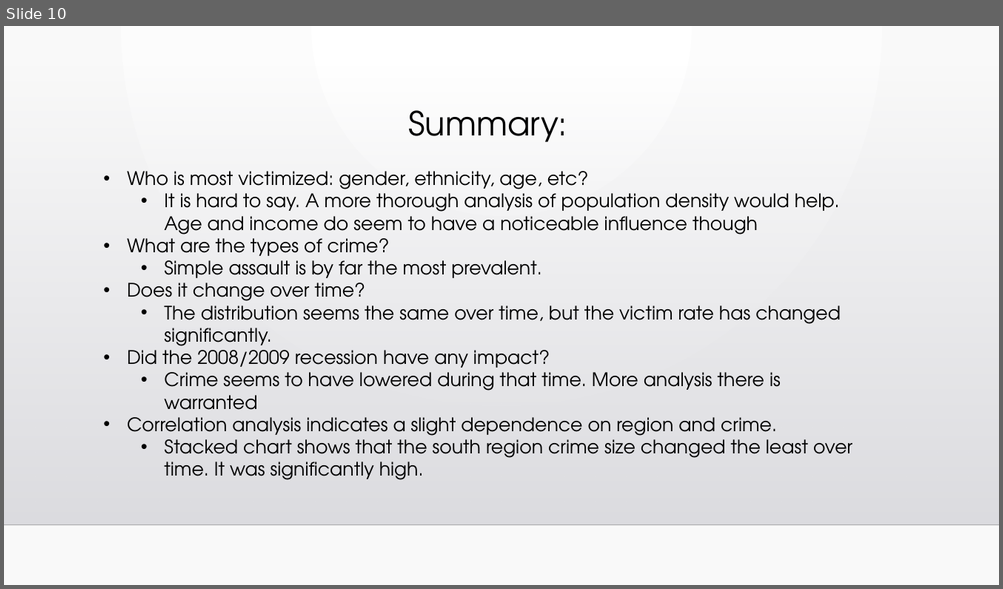
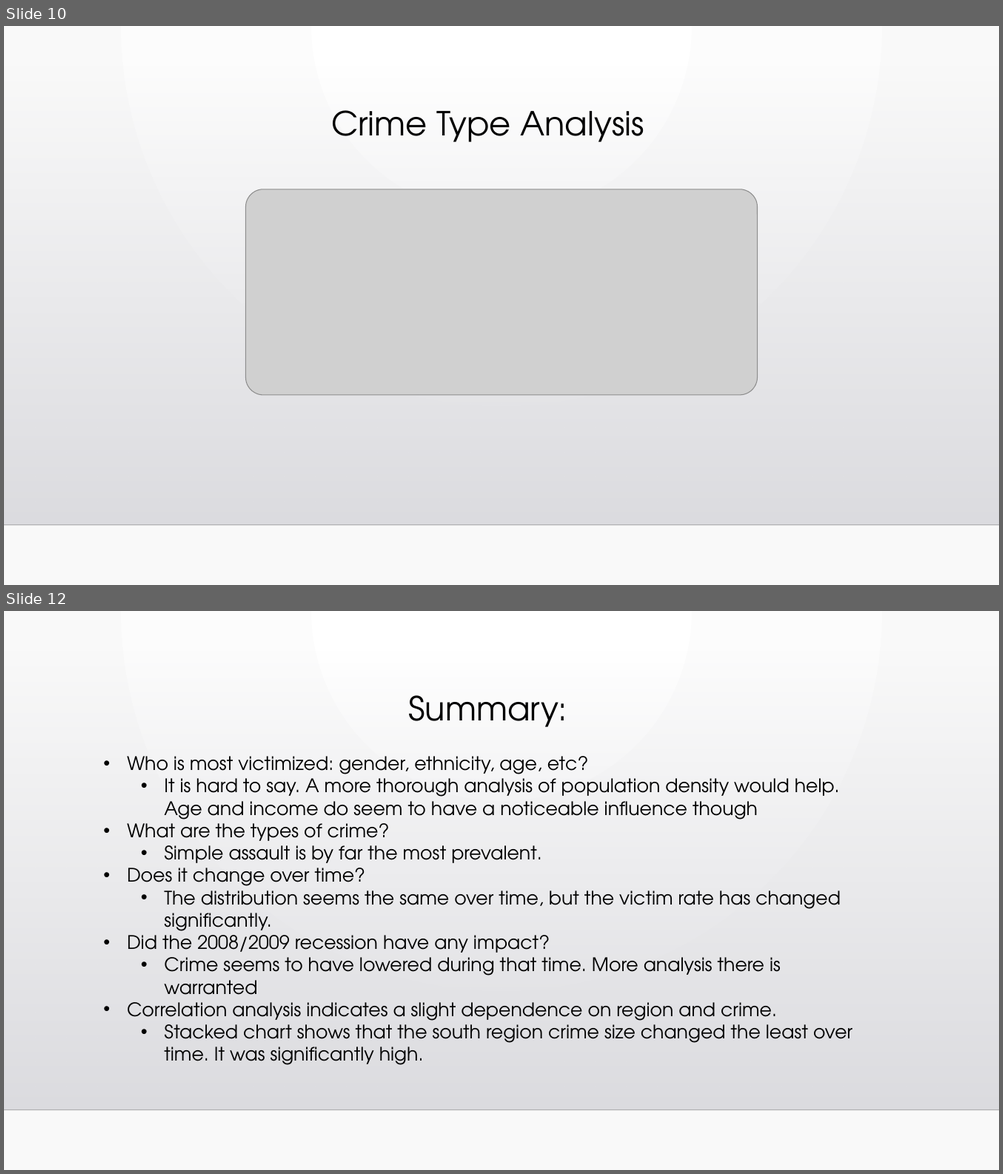
Before and after one commit to DavidMStern/ProjectOne, a slide deck: TeamPresentation.pptx. Shown one above the other, each under a label of ours: slide 10 before the commit, slides 10 and 12 after it; the slides between them are not shown. The pictures are 1003x589 and 1003x1174 pixels, drawn with LibreOffice and Linux fonts; fonts in the diff are those of the drawing; grey boxes stand for pictures; background and template pictures are left out. Boxes give left, top, right and bottom in pixels: in the first picture for what was removed or moved away, otherwise in the second. Text is boxed around its words. In the diff, an @@ line names an element or a change of style, - is before the commit and + after.

```diff
--- a/TeamPresentation.pptx
+++ b/TeamPresentation.pptx
@@ slide 10 added at [4,26,999,585], background gradient #FFFFFF to #FAFAFA; not listed: 2 template elements that a slide beside it also shows @@
@@ title added at [331,110,644,142], 32 pt, text #000000 @@
+Crime Type Analysis
@@ picture added at [246,190,757,395] @@
@@ what was slide 10 is now slide 12 @@
```
Also in this commit, not shown: 1 other slide added.
